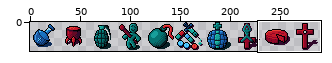
Sprite sheet -- Assets/Resources/Sprites/Items.png. The first picture is a wide view before the edit; the outline marks the close-up.
Close-up. As it was:
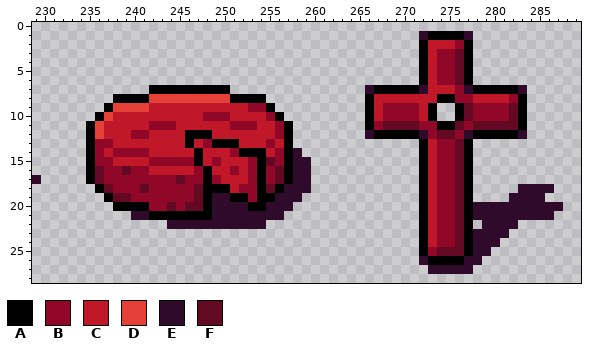
The file is 290x29 pixels. Shown: x 229..289, y 0..28.
Palette (. is transparent): A #000000  B #910728  C #c01828  D #e64137  E #300a2b  F #640924
Pixels before, first column x 229:
 1 ...........................................EAAAAE..........
 2 ...........................................ACCCBA..........
 3 ...........................................ACBBFA..........
 4 ...........................................ACBBFA..........
 5 ...........................................ACBBFA..........
 6 ...........................................ACBBFA..........
 7 .............AAAAAAAAA...............EAAAAAECCCBEAAAAAE....
 8 .........AAAADDDDDDDDDAAAA...........ACCCCCCCAABBCCCCBA....
 9 ........ADDDDCCCCCCCCCCCBBA..........ACBBBBCA..AFBBBBFA....
10 .......ADCCCCCCCCCCBBBCCCCBA.........ACBBBBCA..AFBBBBFA....
11 ......ADCCCCCBBBCCCCCCBBBCCBA........ABFFFFBBAAFBFFFFFA....
12 ......ADCCCBBCCCCAAACCCCCCCBA........EAAAAAEBFFBEAAAAAE....
13 ......ABBCCCCCCCCACBAAACCCBCA..............ACBBFA..........
14 ......ABCBBBBCCCCCACCCBAAACBAE.............ACBBFA..........
15 ......ABBCCCCBBBBBACBCCCBAFBAEE............ACBBFA..........
16 ......AFBBFBBCCCCCBACCBCBABFAEE............ACBBFA..........
17 E.....AFBBBBBBBBFBBABCCCBABFAEE............ACBBFA..........
18 .......AFBBBFBBBBBFAAACBBAFAEEE............ACBBFA.....EEEE.
19 ........AFFBBBBBBBFAEEAABAAEEE.............ACBBFA....EEEE..
20 .........AAAABBFBFFAEEEEAAEEE..............ACBBFAEEEEEEEEEE
21 ...........EEAAAAAAAEEEEEEEE...............ACBBFAEEEEEEEEE.
22 ...............EEEEEEEEEEE.................ACBBFA.EEEE.....
23 ...........................................ACBBFAEEEE......
24 ...........................................ACBBFAEEE.......
25 ...........................................ABFFFAEE........
26 ...........................................EAAAAEE.........
27 ............................................EEEEE..........
New version:
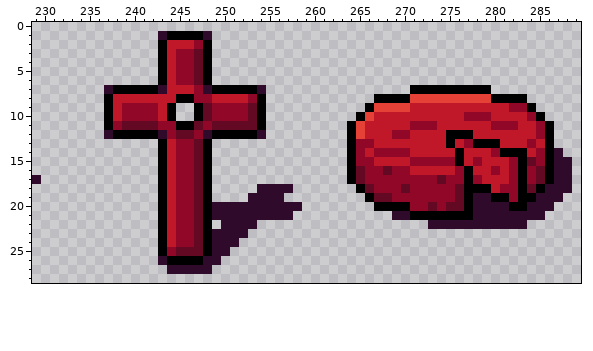
What changed:
Changed rows in their new state; - is an unchanged pixel.
first column x 235:
 1 --------EAAAAE-----------------------......-----------
 2 --------ACCCBA-----------------------......-----------
 3 --------ACBBFA-----------------------......-----------
 4 --------ACBBFA-----------------------......-----------
 5 --------ACBBFA-----------------------......-----------
 6 --------ACBBFA-----------------------......-----------
 7 --EAAAA-ECCCBE--AAAE-----------.....-AAAAAA--....-----
 8 --ACCCCCCCAABBCCCCB------------.AAAADDDDDDDDDAAA------
 9 ---CBBBB-A..AFBBBBFA.-----------DDDDC-CCCCCCCCCBBA----
10 -.A-BBBB-A..AF--BBFA..--------AD-CCCC-CCCCB--CCCCBA---
11 ..ABFFFF--AAFBFFFFFA...------ADCCCCCB--CCCCCCBBBCCBA--
12 ..EAAAAAEBFFBEAAAAAE...------ADCCCBBCCCCAAACCCCCCCBA--
13 ........A-BBFA.........------ABBCCCCCC-CACBAAACCCBCA--
14 ........A-BBFA..........-----ABCBBBBCC-CCACCCBAAACBAE-
15 ........AC--FA...........----ABBCCCCBBB--ACBCCCBAFBAEE
16 ........A-BBF-...........----AFBBFBBCC-CCB-CCBCBABFAEE
17 ........ACB-F-...........----AFBBBBBBBBF-B-BCCCBABFAEE
18 -.......AC----.....EEE-..-----AFBBBFBBB----AACBBAFA-EE
19 --......AC----....EEE-..-------AFFBBBBB----EEAABAA-EE-
20 ---.....AC-B------EE---E--------AAAABBF-F------AA---.-
21 -----...-CBBF---------E-----------EEA-AAAA---------.--
22 --------ACBBFA.----.-----------------.EEEEEE----E-----
23 --------ACBBFAEEEE-------------------..........-------
24 --------ACBBFAEEE--------------------.........--------
25 --------ABFFFAEE---------------------........---------
26 --------EAAAAEE----------------------.......----------
27 ---------EEEEE------------------------.....-----------
